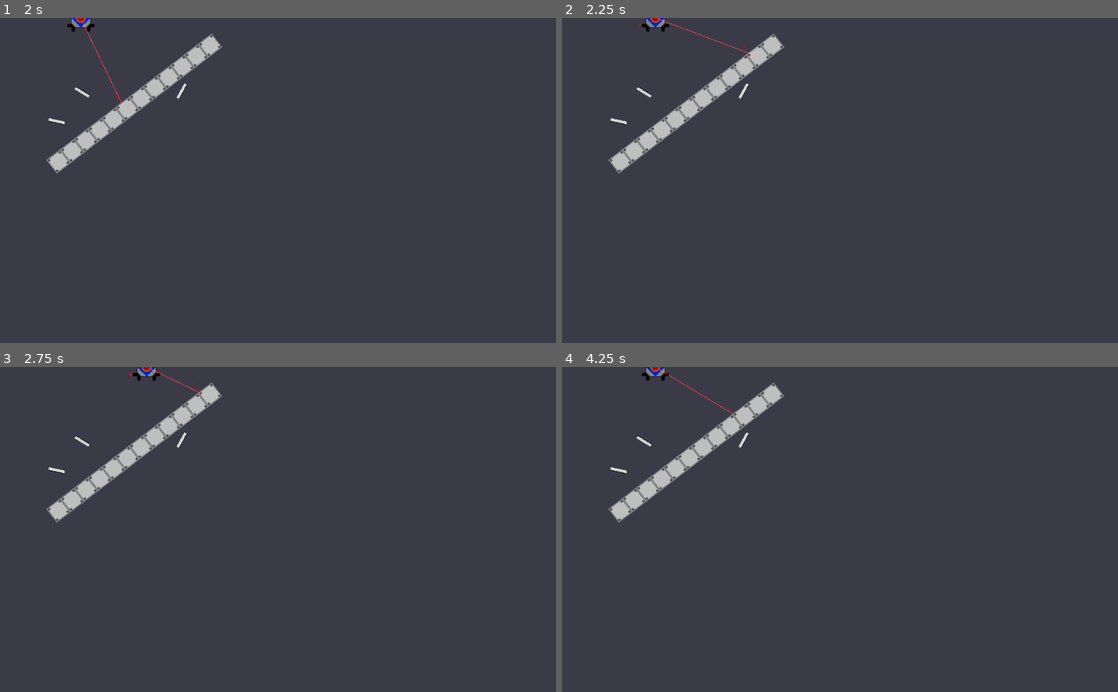
Above: before the commit, frames 1-4 (two rows, left to right).
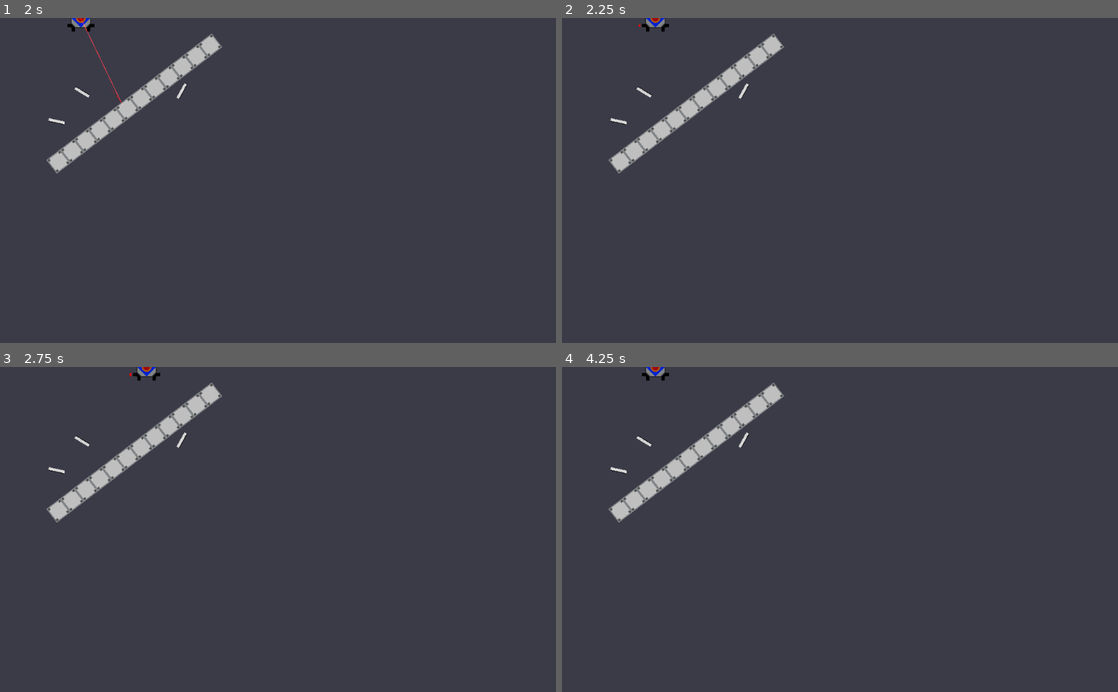
Above: after the commit, the same moments.

Repository: Call-Me-Sir/Calan-Game2021
Game: Godot game, scene res://Level 1.tscn
Two runs of this game, one before a commit and one after it. Both use one fixed random seed, a clock stepped at 60 frames per second and the inputs below.
Inputs (mouse positions are in pixels of both pictures, inside the frame that each line leads up to):
- Up to frame 1 (2 s): tap Enter at 0.5 s; move the mouse to (400, 164) at 0.52 s; hold D (ui_right) 0.53-1.28 s; move the mouse to (166, 196) at 1.27 s; hold Ctrl (slowdown) from 1.28 s (still down)
- Up to frame 2 (2.25 s): tap Space at 2 s; move the mouse to (895, 109) at 2.02 s; release Ctrl (slowdown) at 2.03 s; hold D (ui_right) from 2.03 s (still down)
- Up to frame 3 (2.75 s): keep holding D (ui_right)
- Up to frame 4 (4.25 s): move the mouse to (812, 594) at 2.77 s; release D (ui_right) at 2.78 s; hold Shift (speedup) 2.78-3.53 s; tap Enter at 3.5 s; move the mouse to (1006, 578) at 3.52 s; hold A (ui_left) from 3.53 s (still down)

Frame 1 is identical in both runs. In frame 2, less than 0.1% of the frame differs, in the area x 16-35%, y 0-12%; in frame 3, less than 0.1%; in frame 4, less than 0.1%.

Commit message:
Spacebar removes laser

Diff:
--- a/RayArray/Playerspaceshipkinematic.tscn
+++ b/RayArray/Playerspaceshipkinematic.tscn
@@ -10,25 +10,25 @@
 [ext_resource path="res://Imported resources/Player space ship Thrust animations/l0_sprite_05.png" type="Texture" id=9]
 [ext_resource path="res://Imported resources/Player space ship Thrust animations/l0_sprite_06.png" type="Texture" id=10]
 
-[sub_resource type="SpriteFrames" id=2]
+[sub_resource type="SpriteFrames" id=1]
 animations = [ {
 "frames": [ ExtResource( 10 ) ],
 "loop": true,
 "name": "Small Right",
 "speed": 5.0
 }, {
+"frames": [ null, ExtResource( 5 ), ExtResource( 6 ), ExtResource( 7 ), ExtResource( 8 ) ],
+"loop": false,
+"name": "Thrust Right",
+"speed": 15.0
+}, {
 "frames": [ ExtResource( 9 ) ],
 "loop": false,
 "name": "Full Right",
 "speed": 5.0
-}, {
-"frames": [ null, ExtResource( 5 ), ExtResource( 6 ), ExtResource( 7 ), ExtResource( 8 ) ],
-"loop": false,
-"name": "Thrust Right",
-"speed": 15.0
 } ]
 
-[sub_resource type="CircleShape2D" id=3]
+[sub_resource type="CircleShape2D" id=2]
 radius = 39.0128
 
 [node name="Playerspaceshipkinematic" type="KinematicBody2D"]
@@ -41,7 +41,7 @@
 polygon = PoolVector2Array( -25, -17, -25, -11, -19, -11, -19, 11, -25, 11, -25, 17, -19, 17, -19, 19, -17, 19, -17, 25 …(233 unchanged characters)…
 
 [node name="SpaceshipThrust" type="AnimatedSprite" parent="."]
-frames = SubResource( 2 )
+frames = SubResource( 1 )
 animation = "Small Right"
 playing = true
 
--- a/RayArray/Scripts/Playerspaceshipkinematic.gd
+++ b/RayArray/Scripts/Playerspaceshipkinematic.gd
@@ -22,7 +22,9 @@
 	speed = s
 	friction = f
 
-
+func deploy_check():
+	if Input.is_action_just_pressed("Deploy&Pickup"):
+		remove_child($"Red Laser Contraption")
 
 func thrust_animation():
 	if Input.is_action_pressed("ui_right") and Input.is_action_pressed("slowdown"):
@@ -57,6 +59,7 @@
 		# If there's no input, slow down to (0, 0)
 		velocity = velocity.linear_interpolate(Vector2.ZERO, friction)
 	velocity = move_and_slide(velocity)
+	deploy_check()
 
 
 
--- a/RayArray/Scripts/ReflectorCast.gd
+++ b/RayArray/Scripts/ReflectorCast.gd
@@ -6,6 +6,7 @@
 onready var beam = $Beam
 var reflector_ray = null
 onready var beam_end = $End
+var max_ray_cast = 2000
 # Declare member variables here. Examples:
 # var a = 2
 # var b = "text"
Not shown: 1 places in RayArray/Playerspaceshipkinematic.tscn that only renumber resources
